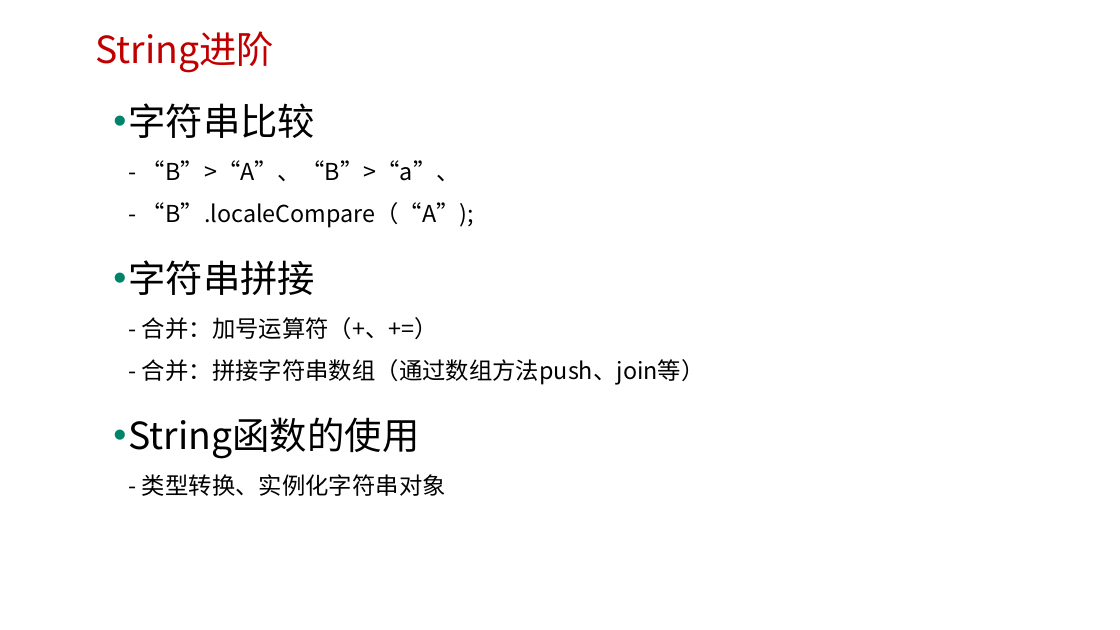
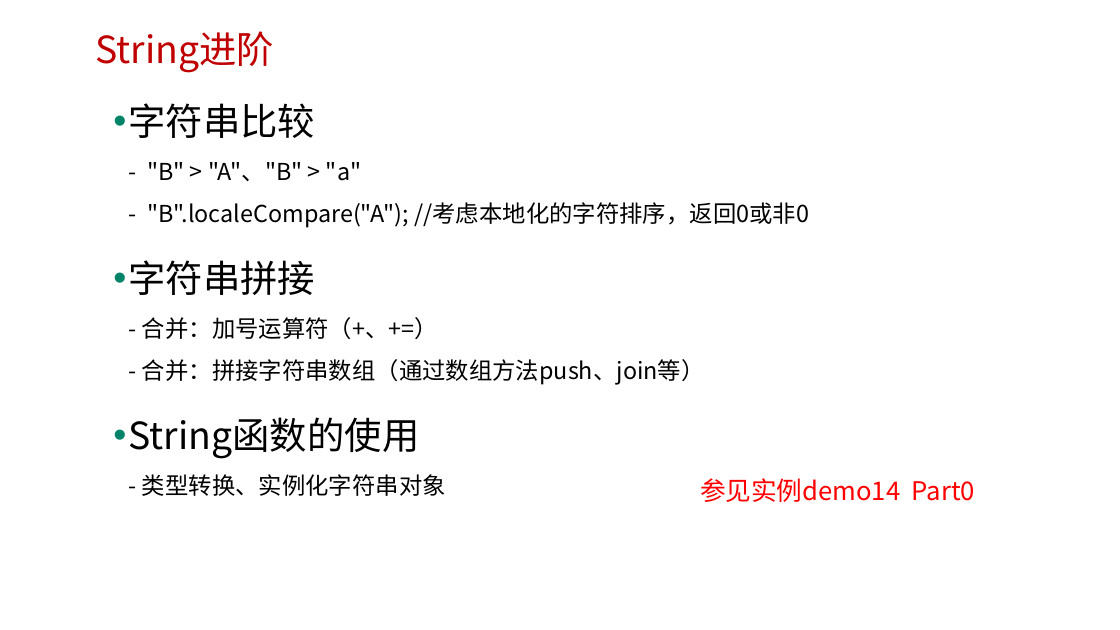
Before and after one commit to edu2act/course-javascript-advanced, a slide deck: slide 25 of 课程PPT/02.JavaScript数据类型、值与变量.pptx. Drawn at 1120x630 pixels with LibreOffice and Linux fonts; fonts in the diff are those of the drawing; background and template pictures are left out. Boxes give left, top, right and bottom in pixels: in the first picture for what was removed or moved away, otherwise in the second. Text is boxed around its words. In the diff, an @@ line names an element or a change of style, - is before the commit and + after.

```diff
--- a/课程PPT/02.JavaScript数据类型、值与变量.pptx
+++ b/课程PPT/02.JavaScript数据类型、值与变量.pptx
@@ text at (x1=129, y1=103, x2=809, y2=228): text changed @@
-• 字符串比较
-  - “B”>“A”、“B”>“a”、
-  - “B”.localeCompare（“A”);
+• 字符串比较
+  - "B" > "A"、"B" > "a"
+  - "B".localeCompare("A"); //考虑本地化的字符排序，返回0或非0
@@ text added at (x1=700, y1=478, x2=975, y2=502), 22 pt, text #FF0000 @@
+参见实例demo14 Part0
```
Also in this commit, not shown: 1 other slide changed, 2 other files.
